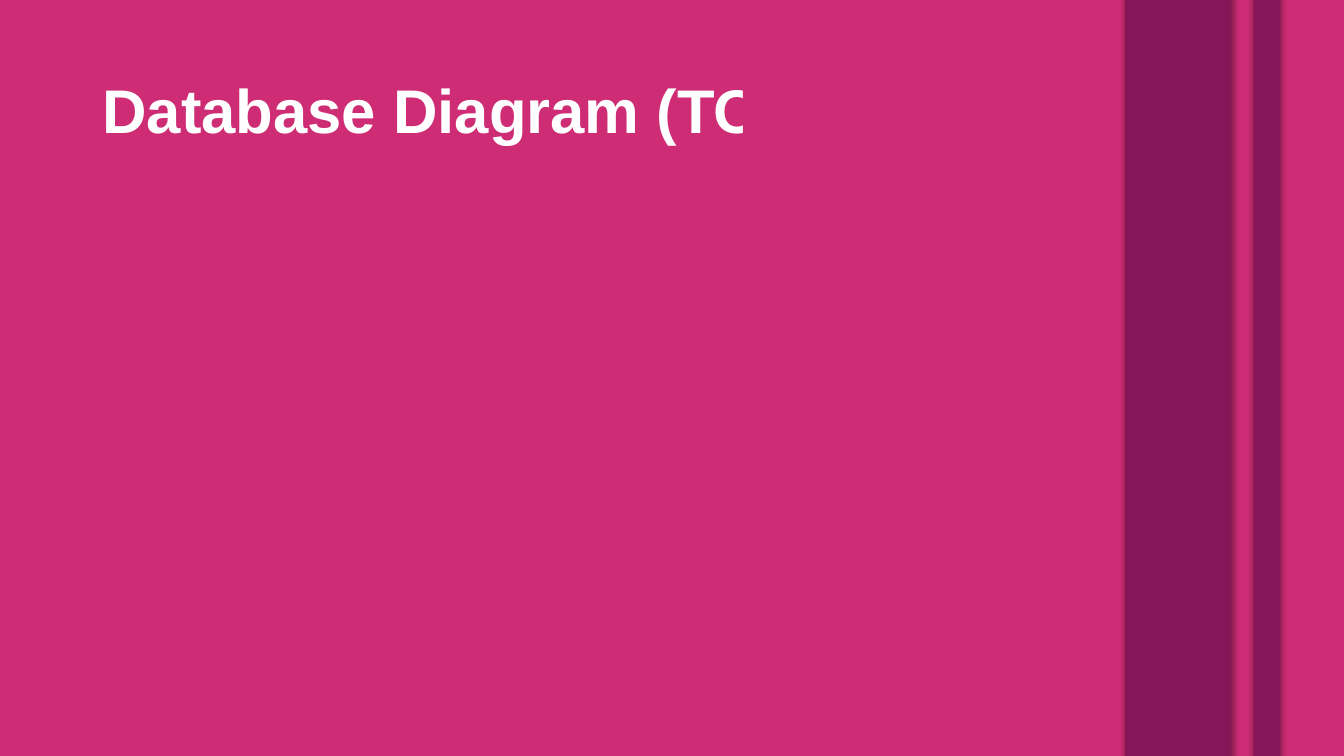
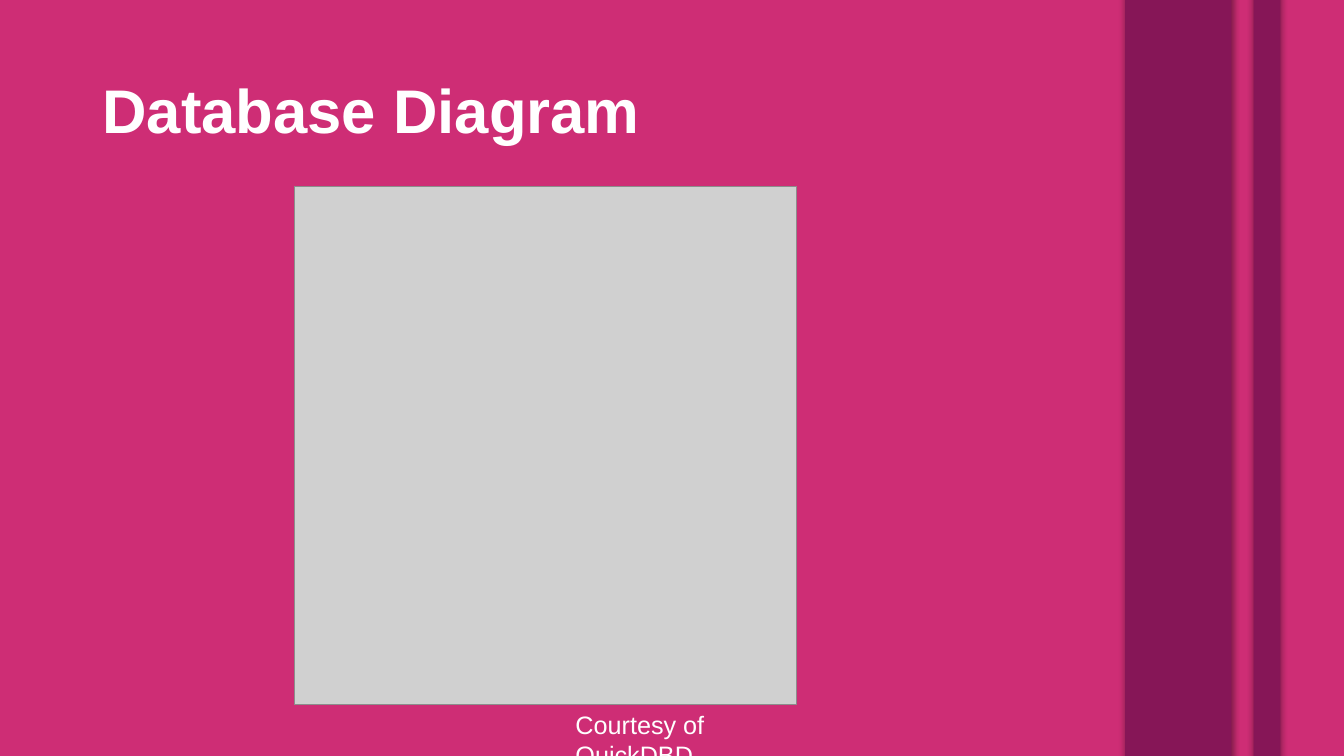
Before and after one commit to Mimel/KState-CIS598-FinalProject, a slide deck: slide 5 of FinalPresentation.pptx. Drawn at 1344x756 pixels with LibreOffice and Linux fonts; fonts in the diff are those of the drawing; grey boxes stand for pictures. Boxes give left, top, right and bottom in pixels: in the first picture for what was removed or moved away, otherwise in the second. Text is boxed around its words. In the diff, an @@ line names an element or a change of style, - is before the commit and + after.

```diff
--- a/FinalPresentation.pptx
+++ b/FinalPresentation.pptx
@@ text at <box>102,88,639,144</box>: text changed @@
-Database Diagram (TODO)
+Database Diagram
@@ picture added at <box>294,187,797,705</box> @@
@@ text added at <box>575,715,704,740</box>, 18 pt, text #FFFFFF @@
+Courtesy of QuickDBD
```
Also in this commit, not shown: 10 other slides changed, 2 slides added, 1 slide removed, 11 other files.
